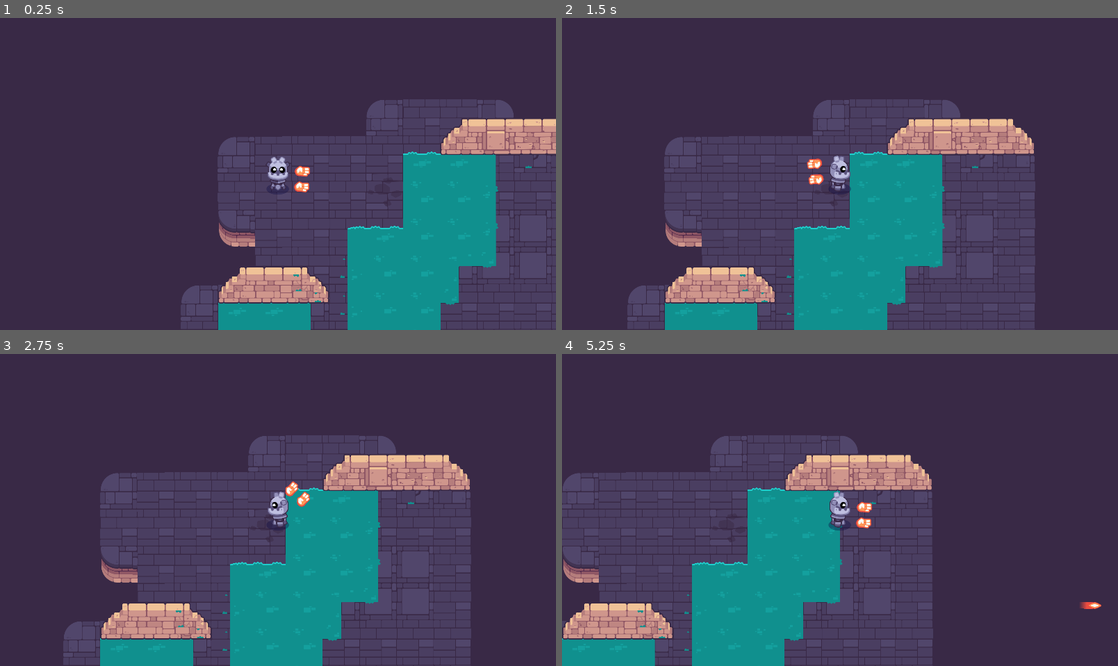
Above: before the commit, frames 1-4 (two rows, left to right).
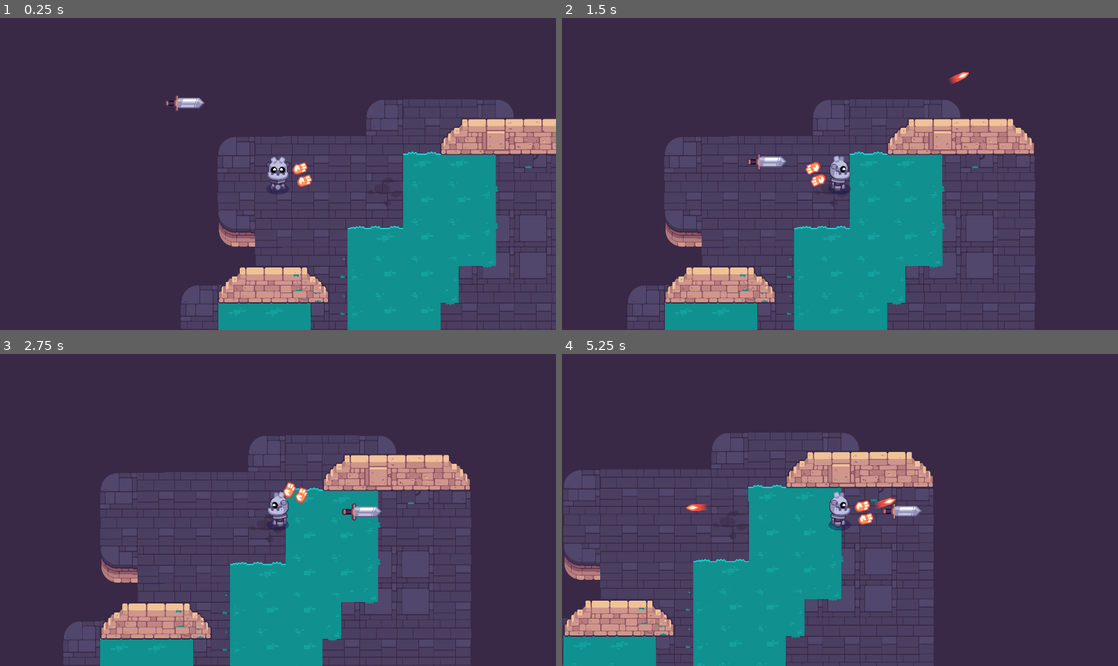
Above: after the commit, the same moments.

Repository: yokitann/Path-of-Sorcerers-Game-
Game: Godot game, scene res://game.tscn
Same seed, same stepped clock (60 frames per second), same inputs: the game is played once before the commit and once after it. The project has no main scene, so this scene is started directly.
Inputs (mouse positions are in pixels of both pictures, inside the frame that each line leads up to):
- Up to frame 1 (0.25 s): no input
- Up to frame 2 (1.5 s): tap Enter (ui_accept) at 0.5, 0.77, 0.8, 1.07, 1.35 s; move the mouse to (962, 158) at 0.52 s; hold Right (move_right) from 0.53 s (still down); tap Space (shoot) at 0.6 s; click (962, 158) at 0.67 s; move the mouse to (728, 189) at 1.27 s; click (728, 189) at 1.42 s
- Up to frame 3 (2.75 s): tap Enter (ui_accept) at 1.52, 1.82, 2.3 s; tap Space (shoot) at 1.55, 2.1 s; move the mouse to (333, 441) at 2.02 s; release Right (move_right) at 2.03 s; hold Left (move_left) from 2.03 s (still down); click (333, 441) at 2.17 s
- Up to frame 4 (5.25 s): move the mouse to (812, 572) at 2.77 s; release Left (move_left) at 2.78 s; hold Right (move_right) 2.78-4.28 s; tap Z at 2.85 s; click (812, 572) at 2.92 s; tap Enter (ui_accept) at 3.02, 3.32, 3.77, 3.8, 4.07, 4.35, 4.52, 4.82 s; tap Space (shoot) at 3.05, 3.6, 4.55, 5.1 s; move the mouse to (1006, 556) at 3.52 s; click (1006, 556) at 3.67 s; move the mouse to (673, 463) at 4.27 s; hold Left (move_left) 4.28-5.03 s; click (673, 463) at 4.42 s; move the mouse to (867, 510) at 5.02 s; hold Right (move_right) from 5.03 s (still down); click (867, 510) at 5.17 s

The runs differ from the first frame. In frame 1, 0.4% of the frame differs, in the area x 29-57%, y 24-56%; in frame 2, 0.5%; in frame 3, 0.4%; in frame 4, 8.7%, in the area x 0-97%, y 25-100%.

Commit message:
L8 pt 2
fixed L7

Diff:
--- a/M10.twin_stick_workbook/bullet.gd
+++ b/M10.twin_stick_workbook/bullet.gd
@@ -1,7 +1,7 @@
 extends Area2D
 
-@export var speed := 100.0
-@export var max_range := 200.0
+@export var speed := 900.0
+@export var max_range := 800.0
 @export var distance_traveled := 0.0
 
 func _physics_process(delta: float) -> void:
--- a/M10.twin_stick_workbook/game.tscn
+++ b/M10.twin_stick_workbook/game.tscn
@@ -1,7 +1,8 @@
-[gd_scene load_steps=3 format=3 uid="uid://x6xmxnb6itjb"]
+[gd_scene load_steps=4 format=3 uid="uid://x6xmxnb6itjb"]
 
 [ext_resource type="PackedScene" uid="uid://cu2rb5dl4ljte" path="res://levels/rooms/room_a.tscn" id="1_ere0q"]
 [ext_resource type="PackedScene" uid="uid://s7k716qf814e" path="res://player.tscn" id="2_ms2k1"]
+[ext_resource type="PackedScene" uid="uid://i1dgp7566ecs" path="res://mob.tscn" id="3_wdo2k"]
 
 [node name="Game" type="Node2D"]
 
@@ -10,3 +11,5 @@
 
 [node name="Player" parent="." instance=ExtResource("2_ms2k1")]
 position = Vector2(336, 254)
+
+[node name="Mob" parent="." instance=ExtResource("3_wdo2k")]
--- a/M10.twin_stick_workbook/mob.gd
+++ b/M10.twin_stick_workbook/mob.gd
@@ -1,26 +1,31 @@
 extends CharacterBody2D
+
+@export var max_speed := 500.0
+@export var acceleration := 600.0
 
 var _player: Player = null
 
-const SPEED = 300.0
-const JUMP_VELOCITY = -400.0
+@onready var _HitBox: Area2D = %HitBox
+
+func _ready() -> void:
+	_HitBox.body_entered.connect(func (body: Node) -> void:
+		if body is Player:
+			_player = body
+	)
+	_HitBox.body_exited.connect(func (body: Node) -> void:
+		if body is Player:
+			_player = null
+	)
 
 
 func _physics_process(delta: float) -> void:
-	# Add the gravity.
-	if not is_on_floor():
-		velocity += get_gravity() * delta
-
-	# Handle jump.
-	if Input.is_action_just_pressed("ui_accept") and is_on_floor():
-		velocity.y = JUMP_VELOCITY
-
-	# Get the input direction and handle the movement/deceleration.
-	# As good practice, you should replace UI actions with custom gameplay actions.
-	var direction := Input.get_axis("ui_left", "ui_right")
-	if direction:
-		velocity.x = direction * SPEED
+	if _player == null:
+		velocity = velocity.move_toward(Vector2.ZERO, acceleration * delta)
 	else:
-		velocity.x = move_toward(velocity.x, 0, SPEED)
+		var direction := global_position.direction_to(_player.global_position)
+		var distance := global_position.distance_to(_player.global_position)
+		var speed := max_speed if distance > 100.0 else max_speed * distance / 100.0
+		var desired_velocity := direction * speed
+		velocity = velocity.move_toward(desired_velocity, acceleration * delta)
 
 	move_and_slide()
--- a/M10.twin_stick_workbook/mob.tscn
+++ b/M10.twin_stick_workbook/mob.tscn
@@ -4,7 +4,7 @@
 [ext_resource type="Texture2D" uid="uid://nohjoiah3jgr" path="res://mobs/sword_inactive.png" id="1_i1v38"]
 
 [sub_resource type="CircleShape2D" id="CircleShape2D_5x5wk"]
-radius = 101.514
+radius = 448.001
 
 [sub_resource type="CapsuleShape2D" id="CapsuleShape2D_vxl3e"]
 radius = 16.0165
@@ -14,14 +14,16 @@
 motion_mode = 1
 script = ExtResource("1_hk28e")
 
-[node name="Area2D" type="Area2D" parent="."]
+[node name="Player" type="Sprite2D" parent="."]
+texture = ExtResource("1_i1v38")
 
-[node name="CollisionShape2D" type="CollisionShape2D" parent="Area2D"]
+[node name="HitBox" type="Area2D" parent="."]
+unique_name_in_owner = true
+
+[node name="CollisionShape2D" type="CollisionShape2D" parent="HitBox"]
 rotation = -1.55237
 shape = SubResource("CircleShape2D_5x5wk")
-
-[node name="Sprite2D" type="Sprite2D" parent="."]
-texture = ExtResource("1_i1v38")
+debug_color = Color(0.737255, 0.6, 0.701961, 0.419608)
 
 [node name="CollisionShape2D" type="CollisionShape2D" parent="."]
 position = Vector2(5, -1)
--- a/M10.twin_stick_workbook/player.gd
+++ b/M10.twin_stick_workbook/player.gd
@@ -1,4 +1,4 @@
-extends CharacterBody2D
+class_name Player extends CharacterBody2D
 
 @export var speed := 460.0
 @export var steering_factor := 10.0
--- a/M10.twin_stick_workbook/player.tscn
+++ b/M10.twin_stick_workbook/player.tscn
@@ -35,15 +35,27 @@
 [node name="WeaponAnchor" type="Marker2D" parent="WeaponPivot"]
 unique_name_in_owner = true
 position = Vector2(69, 15)
+rotation = -0.304248
 
 [node name="Weapon" parent="WeaponPivot/WeaponAnchor" instance=ExtResource("5_5omvw")]
 position = Vector2(610.275, 312.639)
-rotation = -0.0085032
+rotation = -0.00850312
+scale = Vector2(1, 1)
 
-[node name="HandLeft" type="Sprite2D" parent="WeaponPivot/WeaponAnchor/Weapon"]
-position = Vector2(-593, -287)
+[node name="shootleft" type="Marker2D" parent="WeaponPivot/WeaponAnchor/Weapon"]
+position = Vector2(-571.802, -318.336)
+
+[node name="shootright" type="Marker2D" parent="WeaponPivot/WeaponAnchor/Weapon"]
+position = Vector2(-563.922, -337.179)
+
+[node name="HandLeft" type="Sprite2D" parent="WeaponPivot/WeaponAnchor"]
+position = Vector2(16.0404, 22.0963)
+rotation = -0.00850312
+scale = Vector2(1, 1)
 texture = ExtResource("6_4bi32")
 
-[node name="HandRight" type="Sprite2D" parent="WeaponPivot/WeaponAnchor/Weapon"]
-position = Vector2(-590, -341)
+[node name="HandRight" type="Sprite2D" parent="WeaponPivot/WeaponAnchor"]
+position = Vector2(17.3969, -23.3318)
+rotation = -0.00850312
+scale = Vector2(1, 1)
 texture = ExtResource("6_4bi32")
--- a/M10.twin_stick_workbook/weapon.gd
+++ b/M10.twin_stick_workbook/weapon.gd
@@ -1,21 +1,37 @@
 extends Node2D
 
-@export var bullet_scene : PackedScene = preload("res://bullet.tscn")
+#@export var bullet_scene : PackedScene = preload("res://bullet.tscn")
 
 @export_range (0.0, 360.0, 1.0, "radians_as_degree") var random_range := PI / 12.0
 @export_range (200.0, 1000.0, 1.0) var maximum_range := 25000.0
 @export_range (200.0, 2500.0, 1.0) var bullet_speed := 2000.0
 
-func shoot():
-	var bullet: Node = bullet_scene.instantiate()
-	get_tree().current_scene.add_child(bullet)
-	bullet.global_position = global_position
-	bullet.global_rotation = global_rotation
-	bullet.max_range = maximum_range
-	bullet.speed = bullet_speed
-	bullet.rotation += randf_range(-random_range / 2.0, random_range / 2.0)
-	print("spawned bullet")
+#func shoot():
+	#var bullet: Node = bullet_scene.instantiate()
+	#get_tree().current_scene.add_child(bullet)
+	#bullet.global_position = global_position
+	#bullet.global_rotation = global_rotation
+	#bullet.max_range = maximum_range
+	#bullet.speed = bullet_speed
+	#bullet.rotation += randf_range(-random_range / 2.0, random_range / 2.0)
+	#print("spawned bullet")
 
 func _physics_process(delta: float) -> void:
 	if Input.is_action_just_pressed("shoot"):
 		shoot()
+
+func shoot() -> void:
+	const BULLET = preload("res://bullet.tscn")
+	var new_bullet = BULLET.instantiate()
+	new_bullet.top_level = true
+	new_bullet.global_position = $shootleft.global_position
+	new_bullet.global_rotation = $shootleft.global_rotation
+	$shootleft.add_child(new_bullet)
+
+func shoot2() -> void:
+	const BULLET = preload("res://bullet.tscn")
+	var new_bullet = BULLET.instantiate()
+	new_bullet.top_level = true
+	new_bullet.global_position = $shootright.global_position
+	new_bullet.global_rotation = $shootright.global_rotation
+	$shootright.add_child(new_bullet)
--- a/M10.twin_stick_workbook/weapon_pivot.gd
+++ b/M10.twin_stick_workbook/weapon_pivot.gd
@@ -1,8 +1,4 @@
 extends Node2D
 
-var direction_pointed := Vector2.ZERO
-
-func _process(delta: float) -> void:
-	direction_pointed = global_position.direction_to(get_global_mouse_position())
-	if direction_pointed.length() > 0.01:
-		rotation = direction_pointed.angle()
+func _process(delta):
+	look_at(get_global_mouse_position())
